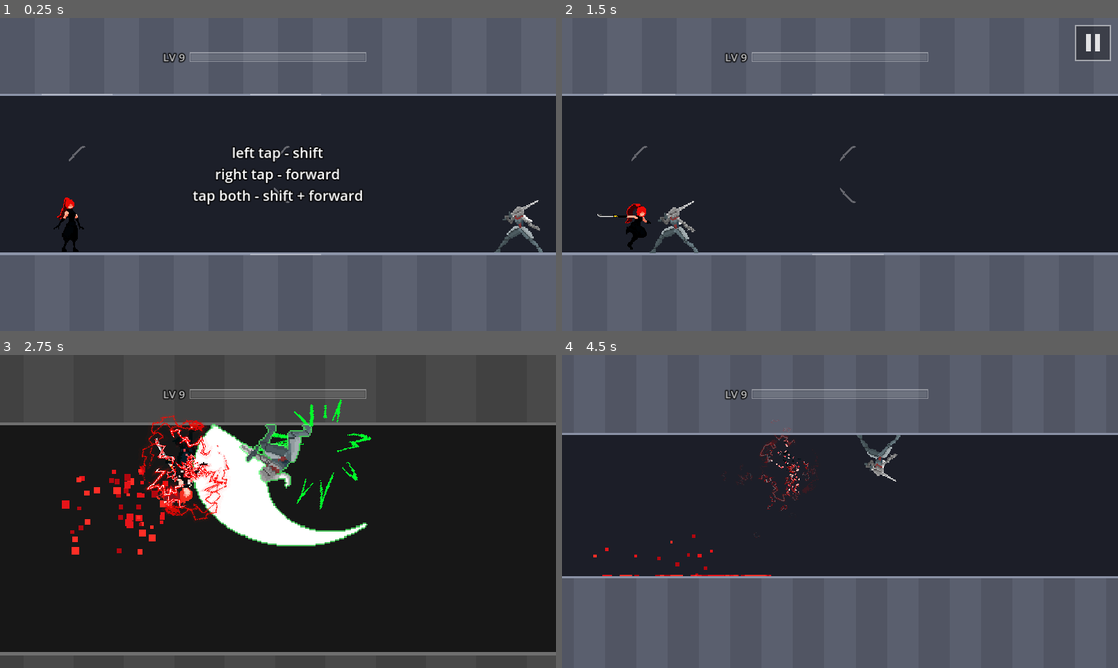
Above: before the commit, frames 1-4 (two rows, left to right).
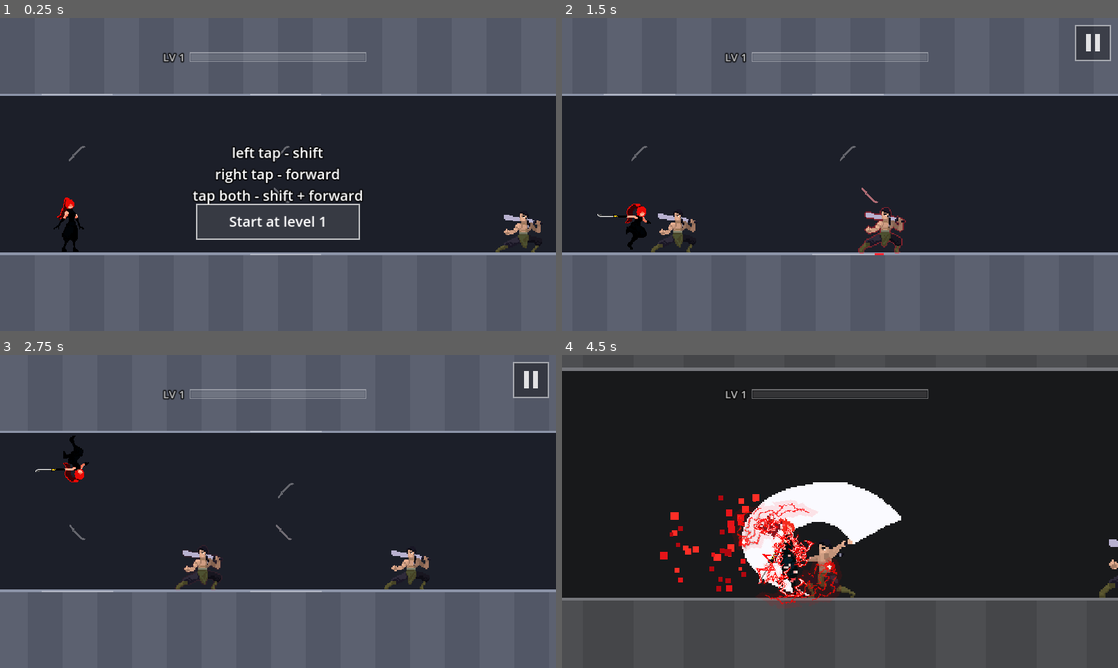
Above: after the commit, the same moments.

Repository: fredsbreads/game-off
Game: Godot game, scene res://scenes/main.tscn
The game is run twice, just before and just after one commit, with the same random seed, the same clock (stepped at 60 frames per second) and the same inputs. Sound files missing from this copy of the repository are replaced by a short silence.
Inputs (mouse positions are in pixels of both pictures, inside the frame that each line leads up to):
- Up to frame 1 (0.25 s): no input
- Up to frame 2 (1.5 s): tap Enter at 0.5 s; move the mouse to (962, 158) at 0.52 s; hold K (tp_forward) 0.53-1.28 s; tap L at 0.6 s; click (962, 158) at 0.67 s; tap 1 at 0.8, 1.35 s; move the mouse to (728, 190) at 1.27 s; click (728, 190) at 1.42 s
- Up to frame 3 (2.75 s): tap 9 at 1.55, 2.1 s; move the mouse to (333, 442) at 2.02 s; hold K (tp_forward) from 2.03 s (still down); click (333, 442) at 2.17 s; tap L at 2.3 s
- Up to frame 4 (4.5 s): move the mouse to (812, 574) at 2.77 s; tap J (tp_vertical) at 2.85 s; click (812, 574) at 2.92 s; tap 1 at 3.05, 4.35 s; move the mouse to (1006, 558) at 3.52 s; release K (tp_forward) at 3.53 s; tap L at 3.6 s; click (1006, 558) at 3.67 s; tap 9 at 3.8 s; tap P (pause) at 4.15 s; move the mouse to (673, 464) at 4.27 s; click (673, 464) at 4.42 s

The runs differ from the first frame. In frame 1, 4.0% of the frame differs, in the area x 32-98%, y 11-75%; in frame 2, 1.2%; in frame 3, 57%, in the area x 0-100%, y 0-100%; in frame 4, 55%.

Commit message:
Pause screen: a Colour button for her level-10 colour; start screen: start at level 1 or 9; both saved

Diff:
--- a/scripts/hud.gd
+++ b/scripts/hud.gd
@@ -44,6 +44,11 @@
 # Practice mode toggle on the pause screen (N on a keyboard), plus a small
 # note in the corner while enemies are off.
 var _enemies_button: Control
+# Her level-10 colour (Palette), stepped through on the pause screen.
+var _colour_button: Control
+# The start screen's "Start at level" choice (1 or 9).
+var _level_button: Control
+var _start_level := 1
 var _enemies_off_label: Label
 var _enemies_off := false
 var _message_before_pause := ""
@@ -133,6 +138,18 @@
 	_enemies_button.visible = false
 	_enemies_button.draw.connect(_draw_enemies_button)
 	add_child(_enemies_button)
+	_colour_button = Control.new()
+	_colour_button.mouse_filter = Control.MOUSE_FILTER_IGNORE
+	_colour_button.size = FLIP_BUTTON_SIZE
+	_colour_button.visible = false
+	_colour_button.draw.connect(_draw_colour_button)
+	add_child(_colour_button)
+	_level_button = Control.new()
+	_level_button.mouse_filter = Control.MOUSE_FILTER_IGNORE
+	_level_button.size = FLIP_BUTTON_SIZE
+	_level_button.visible = false
+	_level_button.draw.connect(_draw_level_button)
+	add_child(_level_button)
 	_enemies_off_label = _label(20, Vector2(20, 14))
 	_enemies_off_label.text = "NO ENEMIES (N)"
 	_enemies_off_label.add_theme_color_override("font_color", Color(1, 1, 1, 0.6))
@@ -178,10 +195,19 @@
 	_chain_bar_bg.position = Vector2(right - 200, 54)
 	_chain_bar.position = _chain_bar_bg.position
 	_pause_button.position = Vector2(right - PAUSE_BUTTON_SIZE - PAUSE_BUTTON_MARGIN, PAUSE_BUTTON_MARGIN)
-	_flip_button.position = Vector2((view.x - FLIP_BUTTON_SIZE.x) / 2.0, view.y * 0.5 + 90.0)
-	# Below the flip button when that shows, else in its place.
-	var enemies_y := view.y * 0.5 + (170.0 if _flip_button.visible else 90.0)
-	_enemies_button.position = Vector2((view.x - FLIP_BUTTON_SIZE.x) / 2.0, enemies_y)
+	# The pause screen's buttons, side by side under the message (so they fit
+	# on an upright phone too).
+	var shown: Array[Control] = []
+	for b in [_flip_button, _enemies_button, _colour_button]:
+		if b.visible:
+			shown.append(b)
+	var gap := 16.0
+	var row := shown.size() * FLIP_BUTTON_SIZE.x + maxf(shown.size() - 1, 0) * gap
+	var x := (view.x - row) / 2.0
+	for b in shown:
+		b.position = Vector2(x, view.y * 0.5 + 55.0)
+		x += FLIP_BUTTON_SIZE.x + gap
+	_level_button.position = Vector2((view.x - FLIP_BUTTON_SIZE.x) / 2.0, view.y * 0.5 + 55.0)
 
 
 ## True on a phone/tablet held sideways in the browser: play is upright there.
@@ -319,6 +345,28 @@
 			_progress.draw_rect(Rect2(base, 0, kills, s.y), PROGRESS_PENDING.lerp(PROGRESS_FILL, p))
 
 
+## The start screen's level choice: shown with the start message.
+func show_level_choice(level: int) -> void:
+	_start_level = level
+	_level_button.visible = true
+	_level_button.queue_redraw()
+
+
+func level_button_contains(pos: Vector2) -> bool:
+	return _level_button.visible and _level_button.get_rect().grow(10.0).has_point(pos)
+
+
+func _draw_level_button() -> void:
+	var s := FLIP_BUTTON_SIZE
+	_level_button.draw_rect(Rect2(Vector2.ZERO, s), Color(1, 1, 1, 0.12))
+	_level_button.draw_rect(Rect2(Vector2.ZERO, s), Color(1, 1, 1, 0.7), false, 2.0)
+	var font := ThemeDB.fallback_font
+	var text := "Start at level %d" % _start_level
+	var size := 26
+	var w := font.get_string_size(text, HORIZONTAL_ALIGNMENT_LEFT, -1, size).x
+	_level_button.draw_string(font, Vector2((s.x - w) / 2.0, s.y / 2.0 + size * 0.35), text, HORIZONTAL_ALIGNMENT_LEFT, -1, size, Color.WHITE)
+
+
 func show_start(best: int) -> void:
 	var lines := "left tap - shift\n"
 	lines += "right tap - forward\n"
@@ -362,6 +410,8 @@
 	_pause_button.visible = not paused
 	_flip_button.visible = paused and can_flip
 	_enemies_button.visible = paused
+	_colour_button.visible = paused
+	_colour_button.queue_redraw()
 	if paused:
 		_message_before_pause = _message.text
 		_message_visible_before_pause = _message.visible
@@ -393,6 +443,28 @@
 	_enemies_button.draw_string(font, Vector2((s.x - w) / 2.0, s.y / 2.0 + size * 0.35), text, HORIZONTAL_ALIGNMENT_LEFT, -1, size, Color.WHITE)
 
 
+func colour_button_contains(pos: Vector2) -> bool:
+	return _colour_button.visible and _colour_button.get_rect().grow(10.0).has_point(pos)
+
+
+func refresh_colour_button() -> void:
+	_colour_button.queue_redraw()
+
+
+func _draw_colour_button() -> void:
+	var s := FLIP_BUTTON_SIZE
+	_colour_button.draw_rect(Rect2(Vector2.ZERO, s), Color(1, 1, 1, 0.12))
+	_colour_button.draw_rect(Rect2(Vector2.ZERO, s), Color(1, 1, 1, 0.7), false, 2.0)
+	var sw := Rect2(Vector2(16, 14), Vector2(36, s.y - 28))
+	_colour_button.draw_rect(sw, Palette.swatch())
+	var font := ThemeDB.fallback_font
+	var text := "Colour: " + Palette.colour_name.capitalize()
+	var size := 24
+	var w := font.get_string_size(text, HORIZONTAL_ALIGNMENT_LEFT, -1, size).x
+	var left := sw.end.x + 10.0
+	_colour_button.draw_string(font, Vector2(left + (s.x - left - w) / 2.0, s.y / 2.0 + size * 0.35), text, HORIZONTAL_ALIGNMENT_LEFT, -1, size, Color.WHITE)
+
+
 func flip_button_contains(pos: Vector2) -> bool:
 	return _flip_button.visible and _flip_button.get_rect().grow(10.0).has_point(pos)
 
@@ -419,6 +491,7 @@
 
 func hide_message() -> void:
 	_message.visible = false
+	_level_button.visible = false
 
 
 func flash(color: Color, duration: float) -> void:
--- a/scripts/main.gd
+++ b/scripts/main.gd
@@ -10,9 +10,9 @@
 enum State { READY, PLAYING, DYING, OVER }
 
 const START_X := 3.0
-# Testing: start every run at this level (1 = normal). E.g. 9 to meet the
-# knight straight away. Put it back to 1 before shipping.
-const START_LEVEL := 9
+# The level a run starts at: picked on the start screen (1 or 9: straight to
+# the knight), and kept between visits.
+const START_LEVELS := [1, 9]
 # Every kill gets a short hit freeze (invert flash).
 const KILL_HIT := 0.06
 # If another enemy is under any marker where you land, the
@@ -213,10 +213,10 @@
 		debug = DebugTools.new()
 		debug.main = self
 		add_child(debug)
-	if START_LEVEL > 1:
-		progression.level = START_LEVEL
-		level.level = START_LEVEL
-	Palette.use_colour(Palette.colour_name)   # COLOUR, or the last one picked with C
+	if progression.level == 1:   # (not set by the debug --level option)
+		progression.level = _load_setting("start_level", 1)
+		level.level = progression.level
+	Palette.use_colour(_load_colour())   # the one picked last (pause screen / C), else COLOUR
 	Palette.set_pink(Palette.for_level(progression.level))
 	player.x = START_X
 	level.start_x = START_X
@@ -246,6 +246,7 @@
 	cam.snap(player.x)
 	best_score = _load_best()
 	hud.show_start(best_score)
+	hud.show_level_choice(progression.level)
 	hud.set_enemies_off(Level.enemies_off)   # practice mode stays on across retries
 
 
@@ -272,6 +273,12 @@
 		if tap and hud.flip_button_contains(_screen_pos(event)):
 			get_viewport().set_input_as_handled()
 			JavaScriptBridge.eval("window.redFlashSetFlip(!window.redFlashFlip)", true)
+			return
+		if tap and hud.colour_button_contains(_screen_pos(event)):
+			get_viewport().set_input_as_handled()
+			Palette.next_colour()
+			_save_colour()
+			hud.refresh_colour_button()
 			return
 		if (tap and hud.enemies_button_contains(_screen_pos(event))) or _is_enemies_key(event):
 			get_viewport().set_input_as_handled()
@@ -294,6 +301,9 @@
 	if state == State.PLAYING and (event.is_action_pressed("pause") or _is_pause_button_press(event)):
 		get_viewport().set_input_as_handled()
 		_set_paused(true)
+		return
+	if state == State.READY and _start_level_input(event):
+		get_viewport().set_input_as_handled()
 		return
 	var button := _button_from_event(event)
 	if button == Rules.Move.NONE:
@@ -887,6 +897,8 @@
 ## in Palette.COLOURS (shown at once, at any level, with its name).
 func _cycle_colour() -> void:
 	var name := Palette.next_colour()
+	_save_colour()
+	hud.refresh_colour_button()
 	Palette.set_pink(1.0)
 	var above := Vector2(player.x * Rules.TILE, Rules.body_center_y(player.row) - Rules.TILE * 1.8)
 	if player.row == Rules.Row.CEILING:
@@ -1285,5 +1297,52 @@
 	if debug:
 		return  # don't let bot runs overwrite the real best score
 	var cfg := ConfigFile.new()
+	cfg.load(SAVE_PATH)   # keep the other settings
 	cfg.set_value("scores", "best", value)
 	cfg.save(SAVE_PATH)
+
+
+## Her level-10 colour (picked on the pause screen) is kept between visits.
+func _save_colour() -> void:
+	var cfg := ConfigFile.new()
+	cfg.load(SAVE_PATH)
+	cfg.set_value("settings", "colour", Palette.colour_name)
+	cfg.save(SAVE_PATH)
+
+
+func _load_colour() -> String:
+	return String(_load_setting("colour", Palette.colour_name))
+
+
+func _load_setting(key: String, default: Variant) -> Variant:
+	var cfg := ConfigFile.new()
+	if cfg.load(SAVE_PATH) != OK:
+		return default
+	return cfg.get_value("settings", key, default)
+
+
+## The start screen's level choice: tap its button (or L) to switch between
+## the start levels, or press 1 / 9. The run is rebuilt at that level.
+## Returns true if the event was that.
+func _start_level_input(event: InputEvent) -> bool:
+	var tap: bool = (event is InputEventScreenTouch or event is InputEventMouseButton) and event.pressed
+	var want := -1
+	if tap and hud.level_button_contains(_screen_pos(event)):
+		want = 0
+	elif event is InputEventKey and event.pressed:
+		match event.physical_keycode:
+			KEY_L: want = 0
+			KEY_1: want = 1
+			KEY_9: want = 9
+	if want < 0:
+		return false
+	if want == 0:   # the next one
+		want = START_LEVELS[(START_LEVELS.find(progression.level) + 1) % START_LEVELS.size()]
+	var cfg := ConfigFile.new()
+	cfg.load(SAVE_PATH)
+	cfg.set_value("settings", "start_level", want)
+	cfg.save(SAVE_PATH)
+	if want != progression.level:
+		# A fresh run at that level (after this input is done with).
+		get_tree().reload_current_scene.call_deferred()
+	return true
--- a/scripts/palette.gd
+++ b/scripts/palette.gd
@@ -13,30 +13,20 @@
 const CYCLE_KEY := true
 
 ## [hue 0..1, saturation x, brightness x] (the last two multiply her red's).
-## The names match the mock-up sheets.
+## Ember plus the ten from the colour-wheel sheet, in that order (the pause
+## screen's Colour button and the C key step through them).
 const COLOURS := {
-	"ember": [0.045, 1.0, 1.0],          # red-orange (red sheet D)
-	"crimson": [0.965, 1.0, 0.85],       # red sheet A
-	"blood": [0.995, 1.0, 0.62],         # red sheet B
-	"scarlet": [0.015, 1.0, 1.0],        # red sheet C
-	"burgundy": [0.95, 0.85, 0.55],      # red sheet E
-	"white_hot": [0.0, 0.55, 1.15],      # red sheet F
-	"black_red": [0.99, 1.0, 0.38],      # red sheet G
-	"pink": [0.925, 0.7, 1.09],          # pink sheet A (the first pink)
-	"hot_pink": [0.917, 0.9, 1.0],       # pink sheet B
-	"rose": [0.944, 0.85, 0.85],         # pink sheet C
-	"magenta": [0.883, 0.9, 0.95],       # pink sheet D
-	"raspberry": [0.93, 1.0, 0.8],       # pink sheet E
-	"gold": [0.11, 1.0, 1.0],            # colour sheet 1
-	"yellow": [0.15, 0.9, 1.1],          # colour sheet 2
-	"silver": [0.0, 0.08, 1.15],         # colour sheet 3
-	"ice": [0.52, 0.85, 1.05],           # colour sheet 4
-	"electric_blue": [0.6, 0.95, 1.05],  # colour sheet 5
-	"deep_blue": [0.64, 1.0, 0.8],       # colour sheet 6
-	"violet": [0.75, 0.85, 1.0],         # colour sheet 7
-	"royal_purple": [0.79, 1.0, 0.75],   # colour sheet 8
-	"teal": [0.48, 1.0, 0.75],           # colour sheet 9
-	"void": [0.0, 0.0, 0.45],            # colour sheet 10
+	"ember": [0.045, 1.0, 1.0],
+	"orange": [0.07, 1.0, 1.0],
+	"yellow": [0.14, 0.95, 1.05],
+	"lime": [0.22, 0.95, 0.95],
+	"green": [0.33, 0.95, 0.85],
+	"teal": [0.47, 1.0, 0.8],
+	"cyan": [0.53, 0.9, 1.0],
+	"blue": [0.61, 0.95, 1.0],
+	"violet": [0.74, 0.85, 1.0],
+	"magenta": [0.85, 0.9, 0.95],
+	"pink": [0.93, 0.7, 1.09],
 }
 
 const PINK_FROM_LEVEL := 10
@@ -77,6 +67,12 @@
 	return colour_name
 
 
+## Her lit-marker red in the colour in use (for the pause screen's swatch).
+static func swatch() -> Color:
+	var red := Color(0.95, 0.15, 0.2)
+	return Color.from_hsv(float(_hsv[0]), minf(1.0, red.s * float(_hsv[1])), minf(1.0, red.v * float(_hsv[2])))
+
+
 ## The screen flash when she changes over, in her new colour.
 static func flash_colour() -> Color:
 	return Color.from_hsv(float(_hsv[0]), minf(1.0, 0.8 * float(_hsv[1])), minf(1.0, 0.95 * float(_hsv[2])), 0.55)
